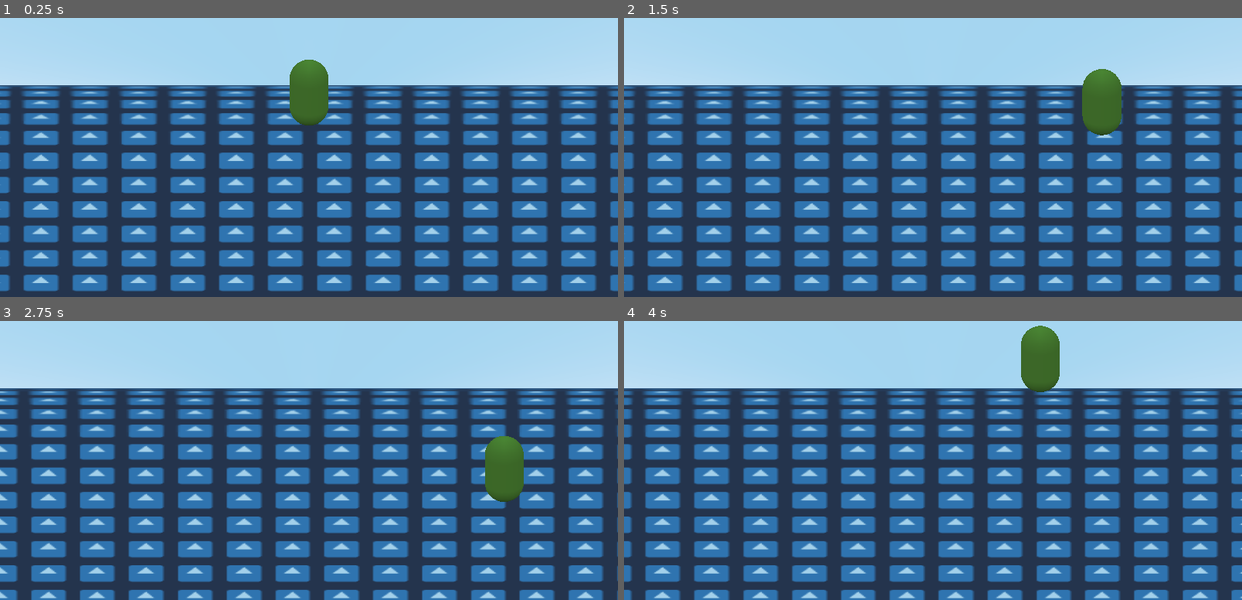
Above: before the commit, frames 1-4 (two rows, left to right).
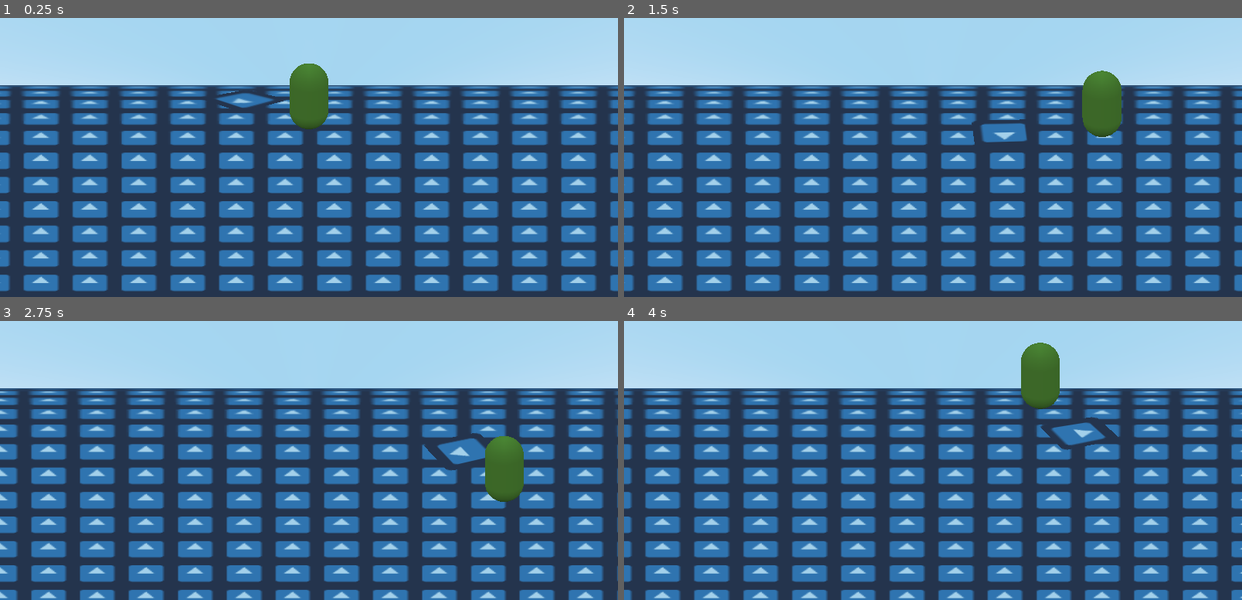
Above: after the commit, the same moments.

Repository: MTareqAzim/tag
Game: Godot game, scene res://Scenes/Worlds/World.tscn
Same seed, same stepped clock (60 frames per second), same inputs: the game is played once before the commit and once after it. The engine's default icon, where the game draws it, is replaced by a stand-in: a white triangle on a blue panel in a dark square.
Inputs (mouse positions are in pixels of both pictures, inside the frame that each line leads up to):
- Up to frame 1 (0.25 s): no input
- Up to frame 2 (1.5 s): tap Enter at 0.5 s; move the mouse to (1068, 104) at 0.52 s; hold D (move_right) 0.53-1.28 s; move the mouse to (809, 140) at 1.27 s; hold S (move_back) from 1.28 s (still down)
- Up to frame 3 (2.75 s): move the mouse to (370, 348) at 2.02 s; release S (move_back) at 2.03 s; hold D (move_right) from 2.03 s (still down)
- Up to frame 4 (4 s): move the mouse to (902, 496) at 2.77 s; release D (move_right) at 2.78 s; hold W (move_forward) 2.78-3.53 s; move the mouse to (1118, 477) at 3.52 s; hold A (move_left) from 3.53 s (still down)

The runs differ from the first frame. In frame 1, 0.5% of the frame differs, in the area x 34-54%, y 14-40%; in frame 2, 0.6%; in frame 3, 0.5%; in frame 4, 1.3%, in the area x 64-80%, y 1-47%.

Commit message:
Added targetting system. Dash follows target.

Diff:
--- a/Scenes/Player/Player.tscn
+++ b/Scenes/Player/Player.tscn
@@ -10,6 +10,10 @@
 [ext_resource path="res://Scenes/Player/States/Run.tscn" type="PackedScene" id=8]
 [ext_resource path="res://Scenes/Player/States/Dash.tscn" type="PackedScene" id=9]
 [ext_resource path="res://Scenes/Player/target_direction.gd" type="Script" id=10]
+[ext_resource path="res://icon.png" type="Texture" id=11]
+[ext_resource path="res://Scenes/Player/target_pivot.gd" type="Script" id=12]
+[ext_resource path="res://Shaders/rolling_sprite.shader" type="Shader" id=13]
+[ext_resource path="res://Scenes/Player/mesh_displacer.gd" type="Script" id=14]
 
 [sub_resource type="CapsuleShape" id=1]
 radius = 0.2
@@ -22,6 +26,13 @@
 material = SubResource( 4 )
 radius = 0.2
 mid_height = 0.32
+
+[sub_resource type="ShaderMaterial" id=5]
+shader = ExtResource( 13 )
+shader_param/camera_offset = 8.0
+shader_param/billboard = null
+shader_param/billboard_degrees = null
+shader_param/texturemap = ExtResource( 11 )
 
 [node name="Player" type="KinematicBody"]
 collision_mask = 17
@@ -38,12 +49,23 @@
 transform = Transform( 1, 0, 0, 0, -4.37114e-08, 1, 0, -1, -4.37114e-08, 0, 0.36, 0 )
 mesh = SubResource( 3 )
 material/0 = null
+script = ExtResource( 14 )
 
 [node name="Groundcast" type="RayCast" parent="."]
 transform = Transform( 1, 0, 0, 0, 1, 0, 0, 0, 1, 0, 0.05, 0 )
 enabled = true
 cast_to = Vector3( 0, -3, 0 )
 collision_mask = 16
+
+[node name="TargetPivot" type="Spatial" parent="."]
+transform = Transform( 1, 0, 0, 0, 1, 0, 0, 0, 1, 0, 0.05, 0 )
+script = ExtResource( 12 )
+
+[node name="Sprite3D" type="Sprite3D" parent="TargetPivot"]
+transform = Transform( 1, 0, 0, 0, 1, 0, 0, 0, 1, 1, 0, 0 )
+material_override = SubResource( 5 )
+axis = 1
+texture = ExtResource( 11 )
 
 [node name="Input" type="Node" parent="."]
 script = ExtResource( 3 )
@@ -88,7 +110,8 @@
 dependencies = {
 "body": NodePath("../.."),
 "input": NodePath("../../Input"),
-"look": NodePath("../../Look")
+"look": NodePath("../../Look"),
+"target": NodePath("../../Target")
 }
 variables = {
 "max_speed": 3.0
@@ -97,9 +120,12 @@
 [node name="Dash" parent="StateMachine" instance=ExtResource( 9 )]
 dependencies = {
 "body": NodePath("../.."),
-"look": NodePath("../../Look")
+"input": NodePath("../../Input"),
+"target": NodePath("../../Target")
 }
 variables = {
 "dash_distance": 6.0,
 "dash_duration": 0.5
 }
+
+[connection signal="direction_changed" from="Target" to="TargetPivot" method="_update_angle"]
--- a/Scenes/Player/States/Dash.tscn
+++ b/Scenes/Player/States/Dash.tscn
@@ -1,10 +1,11 @@
-[gd_scene load_steps=7 format=2]
+[gd_scene load_steps=8 format=2]
 
 [ext_resource path="res://Utils/State Machine/State/component_state.gd" type="Script" id=1]
 [ext_resource path="res://Utils/Entity/State Components/Movement/dash_component.gd" type="Script" id=2]
 [ext_resource path="res://Utils/State Machine/State/State Components/Node State Components/Enter/call_function_enter_state_component.gd" type="Script" id=3]
 [ext_resource path="res://Utils/State Machine/State/State Components/Node State Components/timer_activate_component_state_component.gd" type="Script" id=4]
 [ext_resource path="res://Utils/State Machine/State/State Components/Transitions/transition_state_component.gd" type="Script" id=5]
+[ext_resource path="res://Scenes/Player/target_direction_state_component.gd" type="Script" id=6]
 [ext_resource path="res://Utils/Grouping Node/grouping_node.gd" type="Script" id=7]
 
 [node name="Dash" type="Node"]
@@ -13,7 +14,8 @@
 push_down = true
 dependencies = {
 "body": NodePath(""),
-"look": NodePath("")
+"input": NodePath(""),
+"target": NodePath("")
 }
 variables = {
 "dash_distance": 0.0,
@@ -33,6 +35,9 @@
 node_key = "body"
 FUNCTION_NAME = "set_target_velocity_2d"
 
+[node name="Target" type="Node" parent="."]
+script = ExtResource( 6 )
+
 [node name="Transitions" type="Node" parent="."]
 script = ExtResource( 7 )
 
--- a/Scenes/Player/States/Run.tscn
+++ b/Scenes/Player/States/Run.tscn
@@ -6,6 +6,7 @@
 [ext_resource path="res://Utils/Grouping Node/grouping_node.gd" type="Script" id=4]
 [ext_resource path="res://Utils/State Machine/State/State Components/Node State Components/Update/Transitions/equals_transition_state_component.gd" type="Script" id=5]
 [ext_resource path="res://Utils/State Machine/State/State Components/Transitions/pressed_transition_state_component.gd" type="Script" id=6]
+[ext_resource path="res://Scenes/Player/target_direction_state_component.gd" type="Script" id=7]
 
 [node name="Run" type="Node"]
 script = ExtResource( 1 )
@@ -13,7 +14,8 @@
 dependencies = {
 "body": NodePath(""),
 "input": NodePath(""),
-"look": NodePath("")
+"look": NodePath(""),
+"target": NodePath("")
 }
 variables = {
 "max_speed": 0.0
@@ -24,6 +26,9 @@
 
 [node name="Look" type="Node" parent="."]
 script = ExtResource( 2 )
+
+[node name="Target" type="Node" parent="."]
+script = ExtResource( 7 )
 
 [node name="Transitions" type="Node" parent="."]
 script = ExtResource( 4 )
--- /dev/null
+++ b/Scenes/Player/mesh_displacer.gd
@@ -0,0 +1,18 @@
+extends MeshInstance
+
+export(float) var camera_offset := 8.0
+
+var original_origin : Vector3
+
+func _ready():
+	original_origin = transform.origin
+
+
+func _physics_process(delta):
+	var camera = get_viewport().get_camera()
+	var camera_position = camera.global_transform.origin
+	var difference = global_transform.origin - camera_position
+
+	if difference.z < -camera_offset:
+		var y_shift = -0.1 * pow(difference.z + camera_offset, 2.0)
+		transform.origin.y = original_origin.y + y_shift
--- a/Scenes/Player/target_direction_state_component.gd
+++ b/Scenes/Player/target_direction_state_component.gd
@@ -1,4 +1,5 @@
 extends EntityStateComponent
+class_name TargetDirectionStateComponent
 
 export (String) var input_handler_key := "input"
 export (String) var target_direction_key := "target"
--- /dev/null
+++ b/Scenes/Player/target_pivot.gd
@@ -0,0 +1,6 @@
+extends Spatial
+
+
+func _update_angle(direction):
+	var pivot_angle = Vector2.RIGHT.angle_to(direction)
+	rotation.y = -pivot_angle
--- /dev/null
+++ b/Shaders/rolling_sprite.shader
@@ -0,0 +1,29 @@
+shader_type spatial;
+
+uniform float camera_offset;
+uniform bool billboard;
+uniform float billboard_degrees;
+uniform sampler2D texturemap : hint_albedo;
+
+void vertex() {
+	vec4 world = WORLD_MATRIX * vec4(VERTEX, 1.0);
+	vec4 camera_pos = CAMERA_MATRIX * vec4(vec3(0.0), 1.0);
+	vec4 diff = (world - camera_pos);
+
+	if(billboard) {
+		float angle = radians(billboard_degrees);
+		mat3 rotate_x = mat3(vec3(1.0, 0.0, 0.0), vec3(0.0, cos(angle), -sin(angle)), vec3(0.0, sin(angle), cos(angle)));
+		VERTEX = rotate_x * VERTEX;
+		NORMAL = normalize(rotate_x * NORMAL);
+	}
+
+	if(diff.z < -camera_offset) {
+		float y_shift = -0.1 * pow(diff.z + camera_offset, 2.0);
+		VERTEX = VERTEX + vec3(0.0, y_shift, 0.0);
+	}
+}
+
+void fragment() {
+	ALBEDO = texture(texturemap, UV).rgb;
+	ALPHA = texture(texturemap, UV).a;
+}
--- a/Utils/Entity/State Components/Movement/dash_component.gd
+++ b/Utils/Entity/State Components/Movement/dash_component.gd
@@ -1,11 +1,11 @@
 extends EntityStateComponent
 
-export (String) var look_direction_key := "look"
+export (String) var target_direction_key := "target"
 export (String) var dash_distance_key := "dash_distance"
 export (String) var dash_duration_key := "dash_duration"
 export (bool) var x_direction_only = false
 
-var _look_direction : LookDirection
+var _target_direction : TargetDirection
 var _dash_distance : float
 var _dash_duration : float
 
@@ -15,7 +15,7 @@
 
 
 func assign_dependencies() -> void:
-	_look_direction = component_state.get_dependency(look_direction_key)
+	_target_direction = component_state.get_dependency(target_direction_key)
 
 
 func assign_variables() -> void:
@@ -25,8 +25,7 @@
 
 func _set_values() -> void:
 	var speed : float = _dash_distance / _dash_duration
-	var direction : Vector2 = Vector2(_look_direction.get_x_look_direction(), 0) if x_direction_only \
-									else _look_direction.get_look_direction()
+	var direction : Vector2 = _target_direction.get_target_direction()
 	direction = direction.normalized()
 
 	$"Velocity2D".args = [direction * speed]
--- a/project.godot
+++ b/project.godot
@@ -248,6 +248,11 @@
 "class": "TargetDirection",
 "language": "GDScript",
 "path": "res://Scenes/Player/target_direction.gd"
+}, {
+"base": "EntityStateComponent",
+"class": "TargetDirectionStateComponent",
+"language": "GDScript",
+"path": "res://Scenes/Player/target_direction_state_component.gd"
 }, {
 "base": "Reference",
 "class": "TarjanAlgorithm",
@@ -313,6 +318,7 @@
 "StateComponent": "res://Utils/State Machine/State/State Components/state_component.png",
 "StateMachine": "res://Utils/State Machine/state_machine.png",
 "TargetDirection": "",
+"TargetDirectionStateComponent": "",
 "TarjanAlgorithm": "",
 "TimerActivateComponentStateComponent": "",
 "TransitionStateComponent": ""
Not shown: 1 places in Scenes/Player/Player.tscn that only renumber resources
Not shown: 1 places in Scenes/Player/States/Run.tscn that only renumber resources
